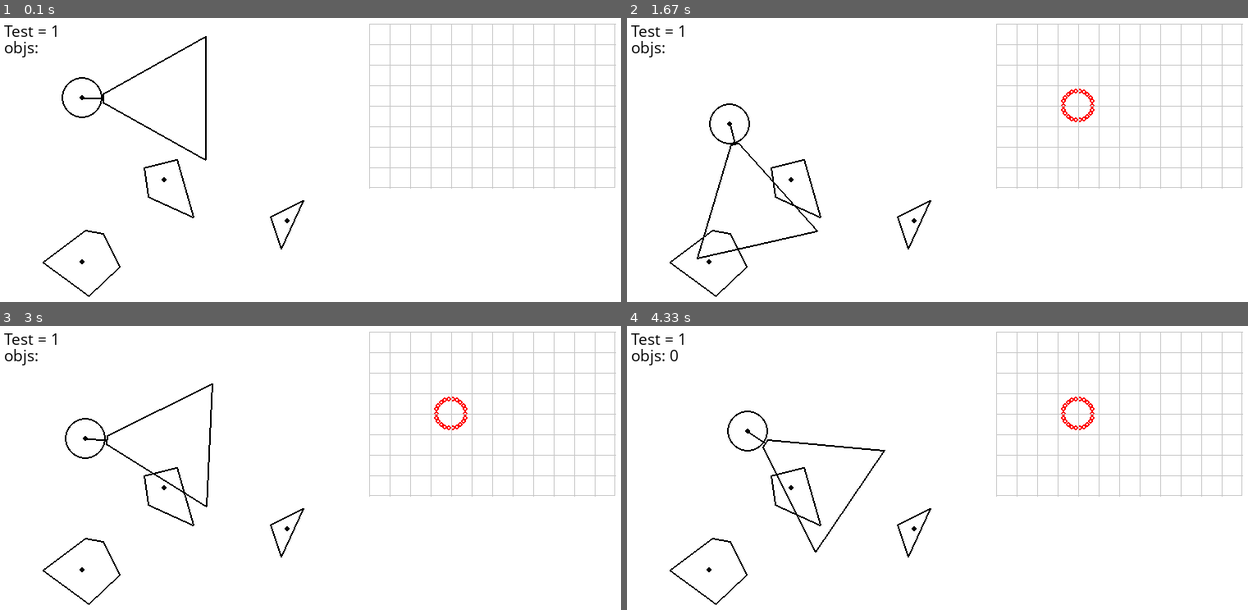
Above: before the commit, frames 1-4 (two rows, left to right).
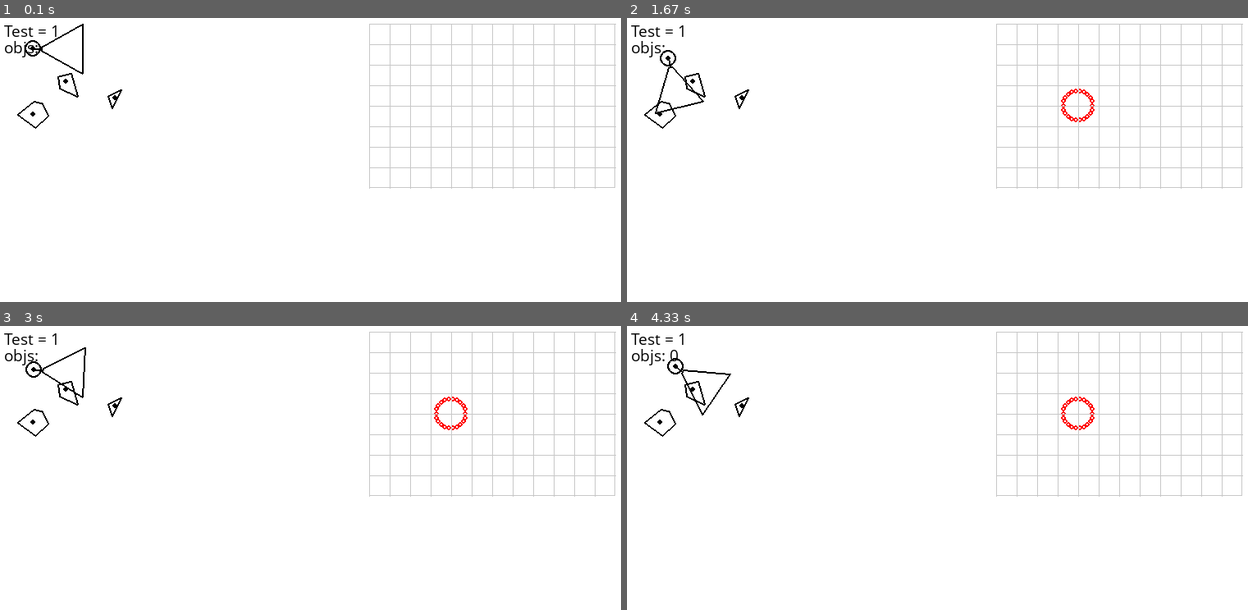
Above: after the commit, the same moments.

Repository: Sekou/PYHelpersRTU
Game: pygame game, started from obj_mapping2d.py
The game is run twice, just before and just after one commit, with the same random seed, the same clock (stepped at 60 frames per second) and the same inputs.
Inputs:
- Up to frame 1 (0.1 s): no input
- Up to frame 2 (1.67 s): hold D 0.33-0.8 s; hold W 0.83-1.13 s; hold D 1.17-1.63 s
- Up to frame 3 (3 s): hold A 1.67-2.2 s; hold S 2.23-2.53 s; hold A 2.57-2.97 s
- Up to frame 4 (4.33 s): hold W 3-3.37 s; hold D 3.4-4.03 s; hold S from 4.07 s (still down)

The runs differ from the first frame. In frame 1, 1.2% of the frame differs, in the area x 2-50%, y 2-99%; in frame 2, 1.2%; in frame 3, 1.3%, in the area x 2-50%, y 7-99%; in frame 4, 1.2%.

Commit message:
Update pygame_ext.py

Diff:
--- a/pygame_ext.py
+++ b/pygame_ext.py
@@ -1,36 +1,32 @@
-#S.Diane, 2025
+#S.Diane, 2025-2026
 #info: developed to alter visualization from pixel space to metric space
 #usage: just import this file and use 'draw' object
 import pygame, numpy as np, math
 
-shift, scale, eps = [0,0], 50, 0.0000001
-def getT(): return np.array([[scale,0,0],[0,scale,0],[shift[0],shift[1],1]])
+shift, scale, eps, T = [0,0], 20, 0.0000001, np.zeros((3,3))
+def getT(): global T; T=np.array([[scale,0,0],[0,scale,0],[shift[0],shift[1],1]]); return T
 def EXT(v): return [*v,1]
-def CUT(v): return v[:-1] # def trP(p): return CUT(getT()@EXT(p))
+def tr(p): return (getT() @ EXT(p))[:-1]
+def trtr(pp): getT(); return [(T@EXT(p))[:-1] for p in pp]
 
 class Draw:
-    def circle(self, screen, color, pos, r, w=1):
-        pos=CUT(getT()@EXT(pos))
-        pygame.draw.circle(screen, color, pos, r*scale, w)
+    def __init__(self): self.first_time=True
+    def circle(self, screen, color, pos, r, w=1): pygame.draw.circle(screen, color, tr(pos), r * scale, w)
     def rect(self, screen, color, xywh, w=1):
-        pos,(szx, szy)= CUT(getT() @ EXT(xywh[:2])), xywh[2:]
+        pos,(szx, szy)= tr(xywh[:2]), xywh[2:]
         pygame.draw.rect(screen, color, [*pos, szx * scale, szy * scale], w)
     def cell(self, screen, color, pos, sz, w=1):  # отрисовка квадратной дискреты
-        eps, bb = w/scale, (pos[0] - sz / 2, pos[1] - sz / 2, sz+eps, sz+eps)
-        self.rect(screen, color, bb, w)
+        self.rect(screen, color, (pos[0] - sz / 2, pos[1] - sz / 2, sz+w/scale, sz+w/scale), w)
     def cross(self, screen, color, pos, r, w=1):
-        pos=CUT(getT()@EXT(pos))
-        x,y,sz=pos[0], pos[1], r*scale
-        pygame.draw.line(screen, color, [x, y-sz], [x,y+sz], w)
-        pygame.draw.line(screen, color, [x-sz, y], [x+sz,y], w)
+        (x,y),sz,dl = tr(pos), r*scale, pygame.draw.line
+        dl(screen, color, [x, y-sz], [x,y+sz], w), dl(screen, color, [x-sz, y], [x+sz,y], w)
     def asterisk(self, screen, color, pos, r, w=1):
-        pos=CUT(getT()@EXT(pos))
-        x,y,sz,a = pos[0], pos[1], r*scale,math.pi/4
+        (x,y),sz,a = tr(pos), r*scale,math.pi/4
         for i in range(4):
             s,c=math.sin(i*a), math.cos(i*a)
             pygame.draw.line(screen, color, [x-c*sz, y-s*sz], [x+c*sz, y+s*sz], w)
     def arrow(self, screen, color, p0, angle, lenpx, w):
-        T=getT(); p0=CUT(T@EXT(p0))
+        p0=tr(p0)
         p1=[p0[0]+lenpx*math.cos(angle), p0[1]+lenpx*math.sin(angle)]
         p2=[p1[0]-10*math.cos(angle+0.5), p1[1]-10*math.sin(angle+0.5)]
         p3=[p1[0]-10*math.cos(angle-0.5), p1[1]-10*math.sin(angle-0.5)]
@@ -38,14 +34,14 @@
     def coordinate_system(self, screen, axes_len_meters, w=2):
         self.arrow(screen, (255,0,0), (0,0), 0, axes_len_meters * scale, w)
         self.arrow(screen, (0,255,0), (0,0), math.pi / 2, axes_len_meters * scale, w)
-    def line(self, screen, color, p1, p2, w):
-        T=getT(); p1, p2=CUT(T@EXT(p1)), CUT(T@EXT(p2))
-        pygame.draw.line(screen, color, p1, p2, w)
+    def line(self, screen, color, p1, p2, w): pygame.draw.line(screen, color, tr(p1), tr(p2), w)
     def lines(self, screen, color, closed, pp, w=1):
-        T=getT(); pp=[CUT(T@EXT(p)) for p in pp]
+        pp=trtr(pp)
         for i in range(0 if closed else 1, len(pp)): pygame.draw.line(screen, color, pp[i-1], pp[i], w)
     def grid(self, screen, color, step, x0, y0, xmax, ymax, w=1):
         for x in np.arange(x0, xmax+eps, step): self.line(screen, color, [x, y0], [x, ymax], w)
         for y in np.arange(y0, ymax+eps, step): self.line(screen, color, [x0, y], [xmax, y], w)
-
+    def text(self, screen, s, x, y, sz=12, color=(0, 0, 0), px=True): # отрисовка текста
+        if self.first_time: pygame.font.init(); self.first_time=False
+        screen.blit(pygame.font.SysFont('Comic Sans MS', sz).render(s, True, color), (x, y) if px else tr((x, y)))
 draw=Draw()
